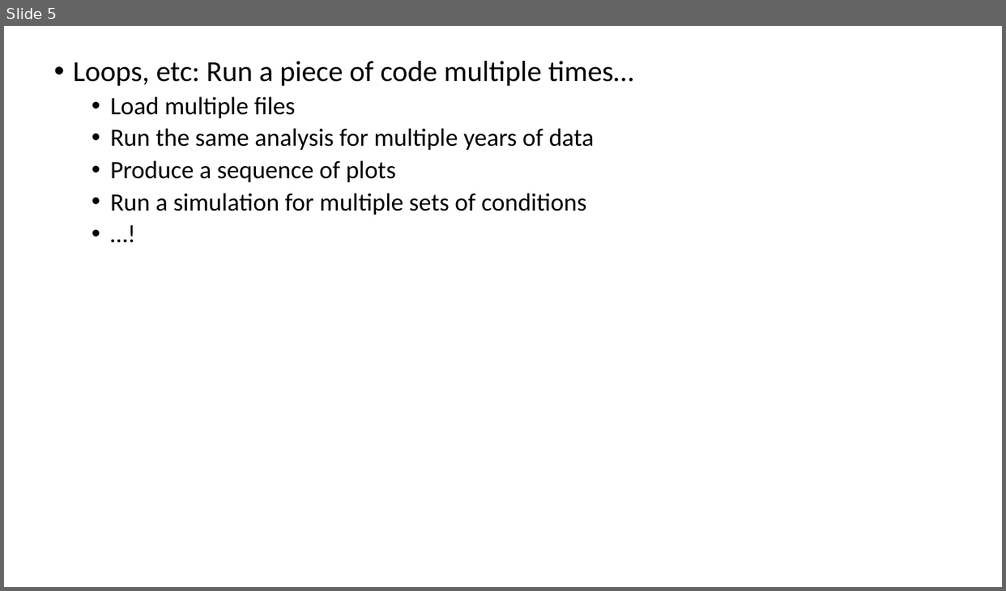
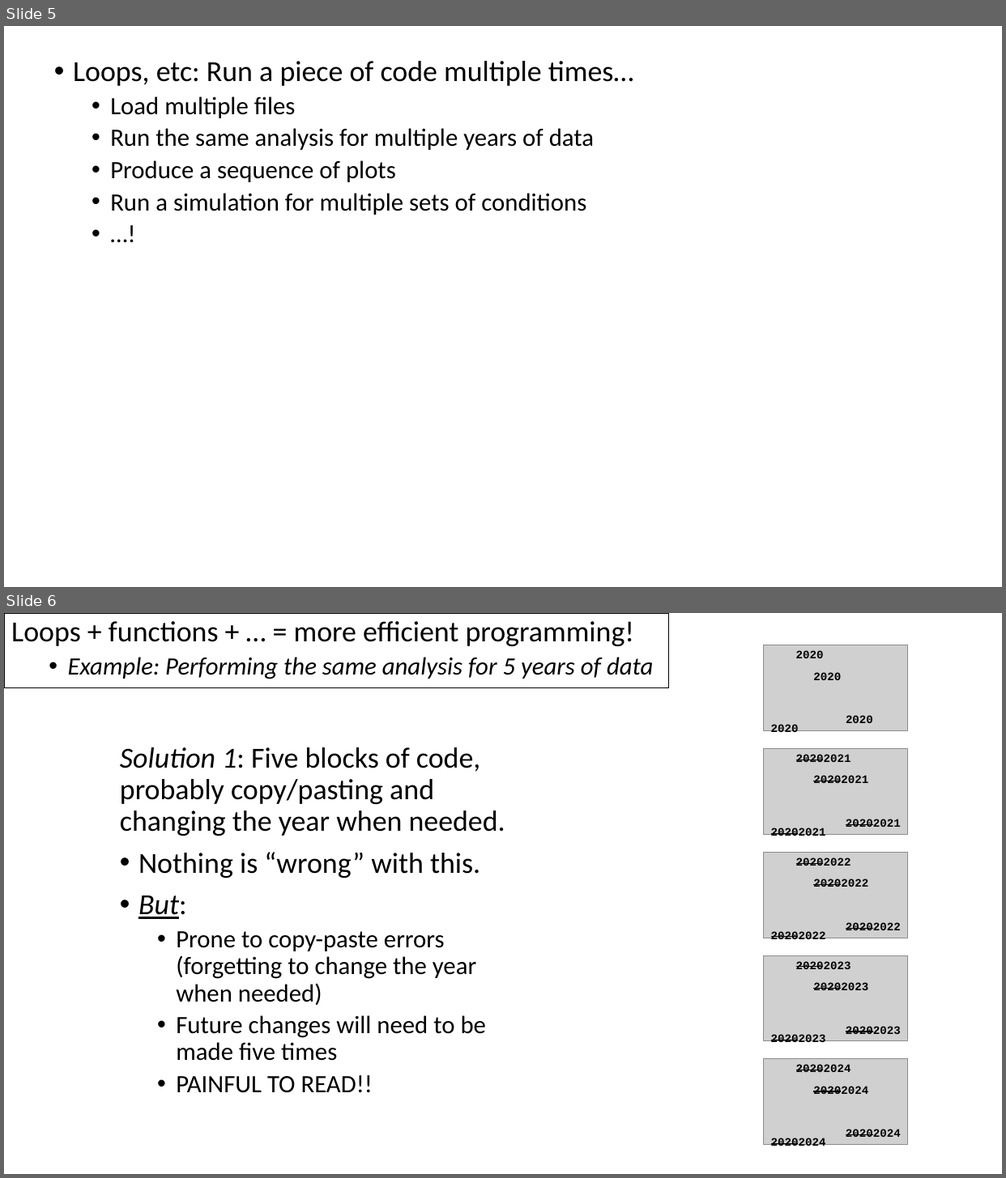
Before and after one commit to ADFG-DSF/ADFG_R_Intro_Workshop_2025, a slide deck: presentations/8 - The adventure begins.pptx. Shown one above the other, each under a label of ours: slide 5 before the commit, slides 5 and 6 after it. The pictures are 1006x591 and 1006x1178 pixels, drawn with LibreOffice and Linux fonts; fonts in the diff are those of the drawing; grey boxes stand for pictures. Boxes give left, top, right and bottom in pixels: in the first picture for what was removed or moved away, otherwise in the second. Text is boxed around its words. In the diff, an @@ line names an element or a change of style, - is before the commit and + after.

```diff
--- a/presentations/8 - The adventure begins.pptx
+++ b/presentations/8 - The adventure begins.pptx
@@ slide 6 added at bbox=[4, 613, 1002, 1174], background #FFFFFF @@
@@ text added at bbox=[4, 613, 669, 688], outline #000000 0.75 pt, 24 pt, text #000000, italic @@
+Loops + functions + … = more efficient programming!
+  • Example: Performing the same analysis for 5 years of data
@@ picture added at bbox=[764, 645, 908, 731] @@
@@ text added at bbox=[796, 650, 824, 658], 11 pt, text #000000, bold @@
+2020
@@ text added at bbox=[813, 672, 841, 680], 11 pt, text #000000, bold @@
+2020
@@ text added at bbox=[771, 724, 799, 736], 11 pt, text #000000, bold @@
+2020
@@ text added at bbox=[846, 715, 873, 723], 11 pt, text #000000, bold @@
+2020
@@ text added at bbox=[120, 747, 505, 1093], 24 pt, text #000000 @@
+Solution 1: Five blocks of code, probably copy/pasting and changing the year when needed.
+• Nothing is “wrong” with this.
+• But:
+  • Prone to copy-paste errors (forgetting to change the year when needed)
+  • Future changes will need to be made five times
+  • PAINFUL TO READ!!
@@ picture added at bbox=[764, 748, 908, 835] @@
@@ text added at bbox=[796, 754, 851, 762], 11 pt, text #000000, bold, strikethrough @@
+20202021
@@ text added at bbox=[813, 775, 868, 783], 11 pt, text #000000, bold, strikethrough @@
+20202021
@@ text added at bbox=[771, 828, 826, 840], 11 pt, text #000000, bold, strikethrough @@
+20202021
@@ text added at bbox=[846, 819, 901, 827], 11 pt, text #000000, bold, strikethrough @@
+20202021
@@ picture added at bbox=[764, 853, 908, 939] @@
@@ text added at bbox=[796, 858, 851, 866], 11 pt, text #000000, bold, strikethrough @@
+20202022
@@ text added at bbox=[813, 879, 868, 887], 11 pt, text #000000, bold, strikethrough @@
+20202022
@@ text added at bbox=[846, 922, 901, 931], 11 pt, text #000000, bold, strikethrough @@
+20202022
@@ text added at bbox=[771, 931, 826, 943], 11 pt, text #000000, bold, strikethrough @@
+20202022
@@ picture added at bbox=[764, 956, 908, 1042] @@
@@ text added at bbox=[796, 961, 851, 969], 11 pt, text #000000, bold, strikethrough @@
+20202023
@@ text added at bbox=[813, 982, 868, 990], 11 pt, text #000000, bold, strikethrough @@
+20202023
@@ text added at bbox=[771, 1034, 826, 1046], 11 pt, text #000000, bold, strikethrough @@
+20202023
@@ text added at bbox=[846, 1026, 901, 1034], 11 pt, text #000000, bold, strikethrough @@
+20202023
@@ picture added at bbox=[764, 1059, 908, 1145] @@
@@ text added at bbox=[796, 1064, 851, 1072], 11 pt, text #000000, bold, strikethrough @@
+20202024
@@ text added at bbox=[813, 1086, 868, 1094], 11 pt, text #000000, bold, strikethrough @@
+20202024
@@ text added at bbox=[771, 1138, 826, 1150], 11 pt, text #000000, bold, strikethrough @@
+20202024
@@ text added at bbox=[846, 1129, 901, 1137], 11 pt, text #000000, bold, strikethrough @@
+20202024
```
Also in this commit, not shown: 2 other slides added, 2 other files.
